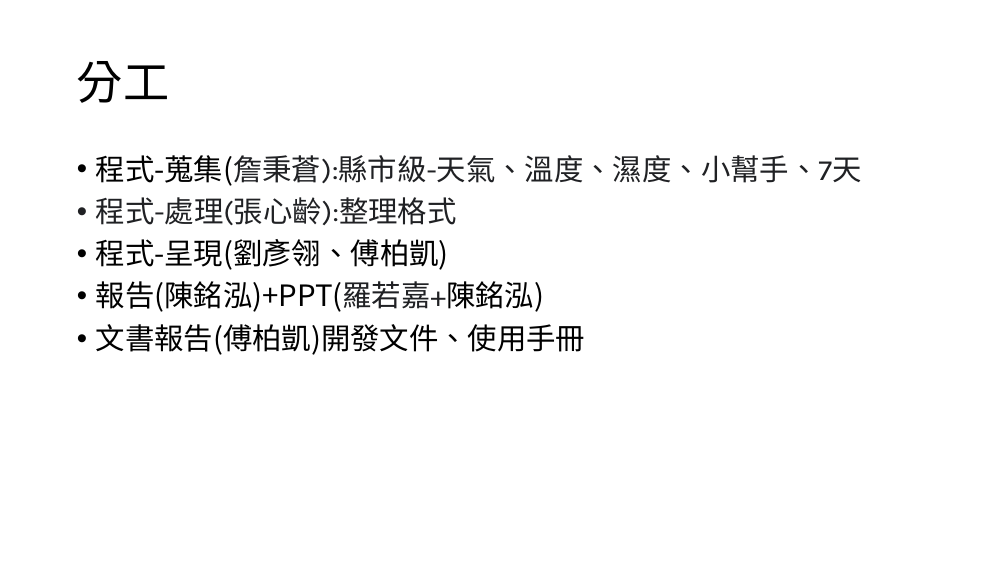
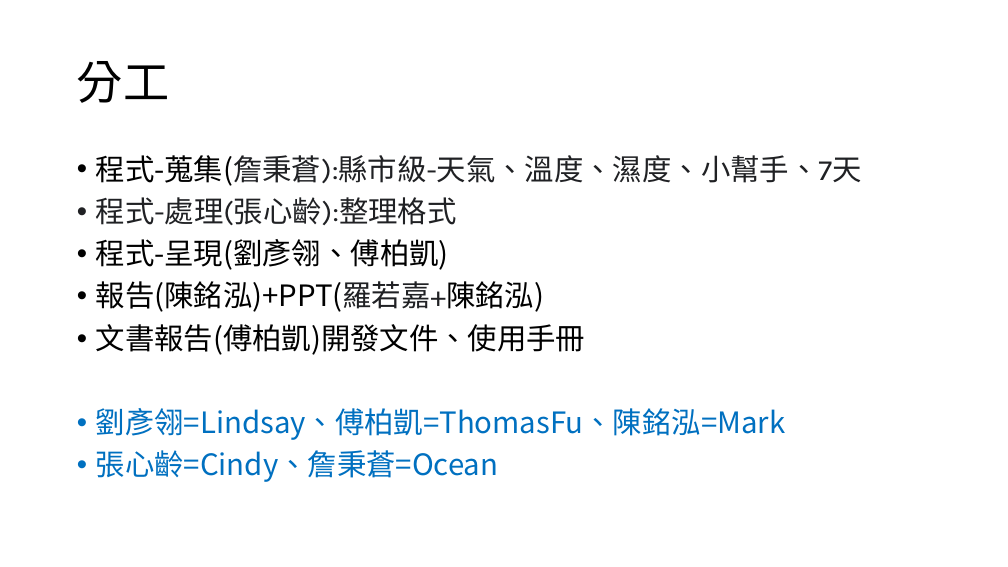
Before and after one commit to The-Hermit-IndieGames/NOU_Python_113-2_Meteorological, a slide deck: slide 4 of 會議簡報.pptx. Drawn at 1008x567 pixels with LibreOffice and Linux fonts; fonts in the diff are those of the drawing. Boxes give left, top, right and bottom in pixels: in the first picture for what was removed or moved away, otherwise in the second. Text is boxed around its words. In the diff, an @@ line names an element or a change of style, - is before the commit and + after.

Commit message:
暱稱對應
會議PPT-分工-暱稱對應

```diff
--- a/會議簡報.pptx
+++ b/會議簡報.pptx
@@ text at [96, 408, 786, 482]: paragraphs added @@
+• 劉彥翎=Lindsay、傅柏凱=ThomasFu、陳銘泓=Mark
+• 張心齡=Cindy、詹秉蒼=Ocean
```
